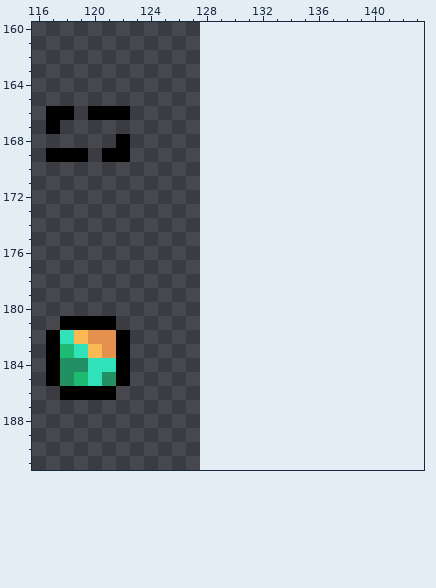
Pixel-art file: Projects/TastyRoad/Assets/Sprites/_Other/_Emoji Sprite Assets/Emoji_PC.aseprite. Above, as it was before the edit.
128x192 pixels, 1 frame. Shown: x 116..143, y 160..191. The old version is drawn lined up with the new one, on the new canvas.
And afterwards:
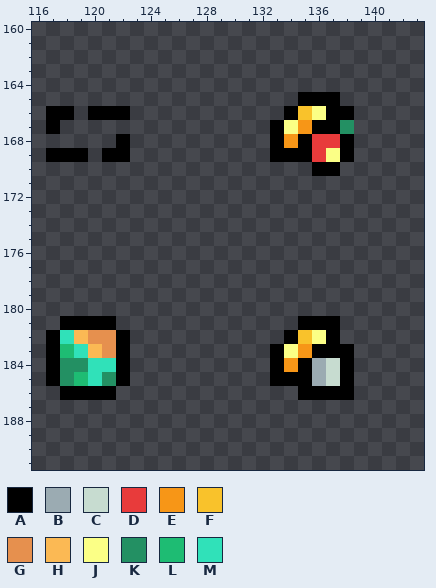
Palette (. is transparent): A #000000  B #9babb2  C #c7dcd0  D #e83b3b  E #f79617  F #f9c22b  G #e6904e  H #fbb954  J #fbff86  K #239063  L #1ebc73  M #30e1b9
Difference:
canvas 128x192 -> 144x192
@@ x 131..140 @@
 164 ..........
-165 ..........
-166 ..........
-167 ..........
-168 ..........
-169 ..........
-170 ..........
+165 ....AAA...
+166 ...AFJAA..
+167 ..AJEAAK..
+168 ..AEADDA..
+169 ..AAADJA..
+170 .....AA...
 171 ..........
@@ x 131..140 @@
 180 ..........
-181 ..........
-182 ..........
-183 ..........
-184 ..........
-185 ..........
-186 ..........
+181 ....AAA...
+182 ...AFJA...
+183 ..AJEAAA..
+184 ..AEABCA..
+185 ..AAABCA..
+186 ....AAAA..
 187 ..........
Where, in picture pixels (left, top, right, bottom), the same in both pictures:
added: (270, 92, 354, 176)
added: (270, 316, 354, 400)
